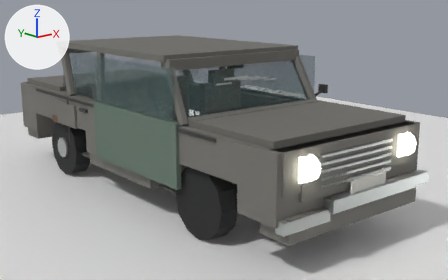
The Blender file ArtSource/Vehicles/Blender/LastRouteCar3D.blend, before and after one commit.
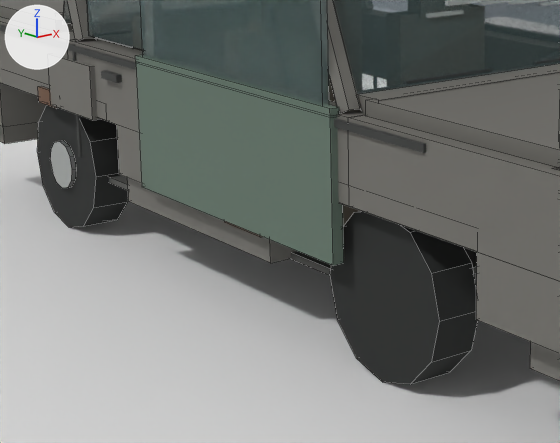
Each version appears first whole from a camera (50 mm lens) standing at (-3.99, -5.57, 2.15) and looking at (0.32, -0.31, 0.56), and next in a close-up on the part from 8% to 61% of the width and 28% to 95% of the height. Every picture has the same lights, and +X, +Y and +Z are marked at upper left. The first two pictures are the older version. The close-ups show mesh edges as thin lines.

The first close-up shows 'GEO_BodyShell', 'GEO_CabinFloor', 'GEO_Dents', 'GEO_DoorPassengerGlass', 'GEO_DoorPassengerPanel', 'GEO_Glass', 'GEO_Greenhouse', 'GEO_HubcapRR', 'GEO_Pillars', 'GEO_Rust', 'GEO_Trim', 'GEO_WheelFR', 'GEO_WheelRR', 'PreviewGround' and 2 more.
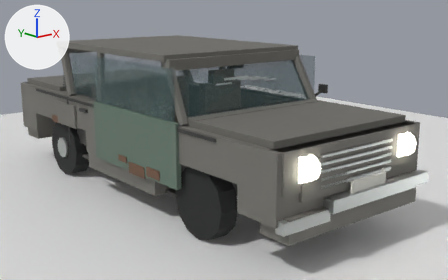
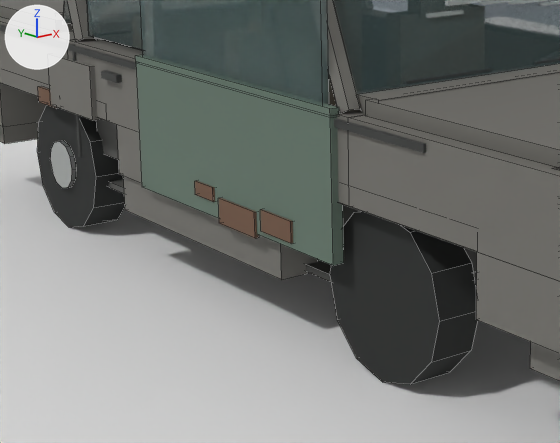
Location of each change, [x1, y1, x2, y2] in pixels of the close-ups (560 x 443 px; the box of a moved part takes in the faces that stretch with it):
'GEO_DoorPassengerRust', added (brown): after [195, 181, 293, 244]
'GEO_CabinFloor', moved (mostly hidden): before [109, 175, 477, 276]; after [108, 179, 477, 282]
'GEO_InteriorShell', added (mostly hidden): after [96, 38, 477, 272]
'GEO_Rust', reshaped (mostly hidden): before [38, 86, 262, 237]; after [38, 86, 57, 108]
part 1 of me_geo_bodyshell_mesh, added: after [123, 176, 318, 280]
part 2 of me_geo_bodyshell_mesh, deleted: before [127, 178, 344, 263]
part 3 of me_geo_bodyshell_mesh, moved or reshaped: before [117, 125, 142, 183]; after [67, 39, 366, 207]
part 4 of me_geo_rust_mesh, deleted (mostly hidden): before [225, 221, 262, 237]

Edits to the bpy script that builds the scene:
```text
Change me_geo_bodyshell_mesh:
    used by ob_geo_bodyshell; parent = ob_root_body; location = (0.0, 0.0, 0.0)
    remove me_geo_bodyshell_mesh.from_pydata(...)  # 152 vertices, 114 faces; spans x -0.9..0.9, y -2.47..2.47, z 0.3..1.08
    add me_geo_bodyshell_mesh.from_pydata(...)  # 176 vertices, 132 faces; spans x -0.9..0.9, y -2.47..2.47, z 0.26..1.08
    me_geo_bodyshell_mesh part 1: a new loose piece, a box spanning x -0.88..-0.7, y -0.73..0.62, z 0.26..0.44, in mat_mat_lastroutecarbody (dark grey #6e6c67)
    me_geo_bodyshell_mesh part 2: the loose piece of 8 vertices spanning x -0.86..0.86, y -0.62..0.62, z 0.3..0.44 is deleted
    me_geo_bodyshell_mesh part 3: 8 vertices moved from x -0.9..-0.77, y -0.73..-0.62, z 0.44..0.76 to x -0.9..-0.77, y -1.14..0.31, z 0.44..0.76; 8 vertices added at x -0.9..-0.77, y -1.14..0.31, z 0.68..1.02
    other edits to the shape of me_geo_bodyshell_mesh do not show in these pictures
Change me_geo_rust_mesh:
    used by ob_geo_rust; parent = ob_root_body; location = (0.0, 0.0, 0.0)
    remove me_geo_rust_mesh.from_pydata(...)  # 120 vertices, 90 faces; spans x -0.92..0.92, y -0.95..2.41, z 0.31..0.86
    add me_geo_rust_mesh.from_pydata(...)  # 64 vertices, 48 faces; spans x -0.92..0.92, y -0.5..2.41, z 0.25..0.86
    me_geo_rust_mesh part 4: 7 loose pieces with 56 vertices, spanning x -0.92..0.92, y -0.95..0.06, z 0.43..0.58, are deleted
    other edits to the shape of me_geo_rust_mesh do not show in these pictures
Change me_geo_cabinfloor_mesh:
    used by ob_geo_cabinfloor; parent = ob_root_body; location = (0.0, 0.0, 0.0)
    remove me_geo_cabinfloor_mesh.from_pydata(...)  # 8 vertices, 6 faces; spans x -0.76..0.76, y -1.25..1.05, z 0.29..0.32
    add me_geo_cabinfloor_mesh.from_pydata(...)  # 8 vertices, 6 faces; spans x -0.76..0.76, y -1.25..1.05, z 0.27..0.3
    me_geo_cabinfloor_mesh part 5: the whole mesh is moved by (0.0, 0.0, -0.02)
Add me_geo_interiorshell_mesh:
    me_geo_interiorshell_mesh.from_pydata(...)  # a box spanning x 0.6..0.63, y -1.24..-0.73, z 0.3..0.72; a box spanning x -0.63..-0.6, y -1.24..-0.73, z 0.3..0.72; a box spanning x -0.63..0.63, y -1.24..-1.2, z 0.3..0.72; a box spanning x -0.63..0.63, y 1.04..1.08, z 0.3..0.72; a box spanning x 0.74..0.77, y 0.31..1.1, z 0.44..1.02; a box spanning x -0.77..-0.74, y 0.31..1.1, z 0.44..1.02
    me_geo_interiorshell_mesh.materials.append(mat_mat_lastroutecarinterior)  # dark grey #525250
Add me_geo_doorpassengerrust_mesh:
    me_geo_doorpassengerrust_mesh.from_pydata(...)  # a box spanning x -0.045..-0.025, y 0.27..0.49, z -0.265..-0.175; a box spanning x -0.045..-0.025, y 0.535..0.815, z -0.305..-0.195; a box spanning x -0.045..-0.025, y 0.86..1.01, z -0.22..-0.16
    me_geo_doorpassengerrust_mesh.materials.append(mat_mat_lastroutecarrust)  # brown #6c5140
Add ob_geo_interiorshell:
    ob_geo_interiorshell = bpy.data.objects.new('GEO_InteriorShell', me_geo_interiorshell_mesh)
    ob_geo_interiorshell.parent = ob_root_body
    ob_geo_interiorshell.location = (0.0, 0.0, 0.0)
Add ob_geo_doorpassengerrust:
    ob_geo_doorpassengerrust = bpy.data.objects.new('GEO_DoorPassengerRust', me_geo_doorpassengerrust_mesh)
    ob_geo_doorpassengerrust.parent = ob_pivot_doorpassenger
    ob_geo_doorpassengerrust.location = (0.0, 0.0, 0.0)
```
